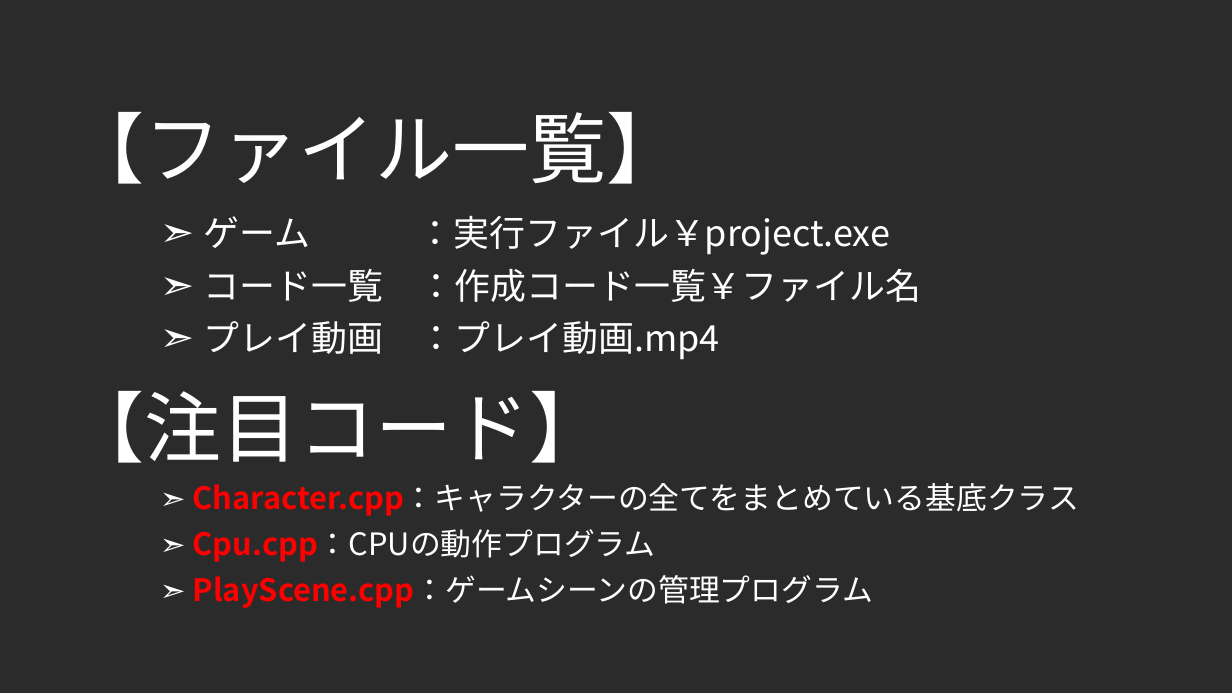
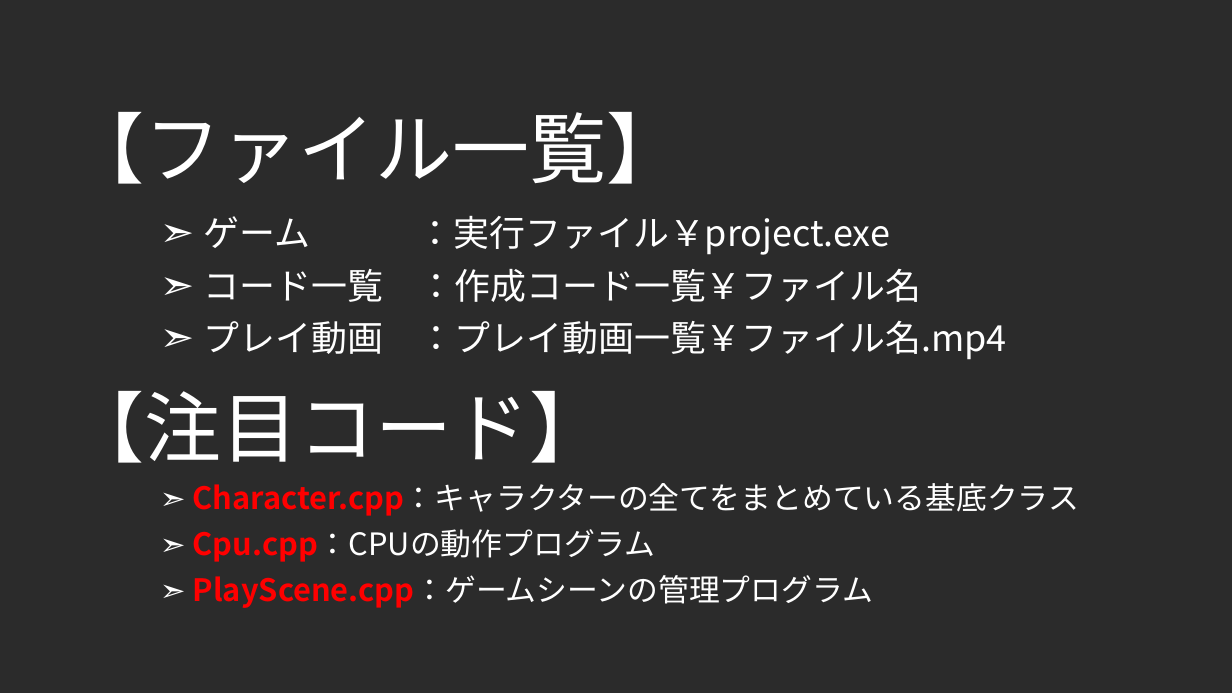
Before and after one commit to F0402Nishi/FightingGame, a slide deck: slide 6 of 仕様書.pptx. Drawn at 1232x693 pixels with LibreOffice and Linux fonts; fonts in the diff are those of the drawing; background and template pictures are left out; a plain dark background stands for a picture behind light text. Boxes give left, top, right and bottom in pixels: in the first picture for what was removed or moved away, otherwise in the second. Text is boxed around its words. In the diff, an @@ line names an element or a change of style, - is before the commit and + after.

```diff
--- a/仕様書.pptx
+++ b/仕様書.pptx
@@ text at bbox=[204, 321, 1007, 360]: text changed @@
-➣ プレイ動画 ：プレイ動画.mp4
+➣ プレイ動画 ：プレイ動画一覧￥ファイル名.mp4
```
Also in this commit, not shown: 1 other file.
